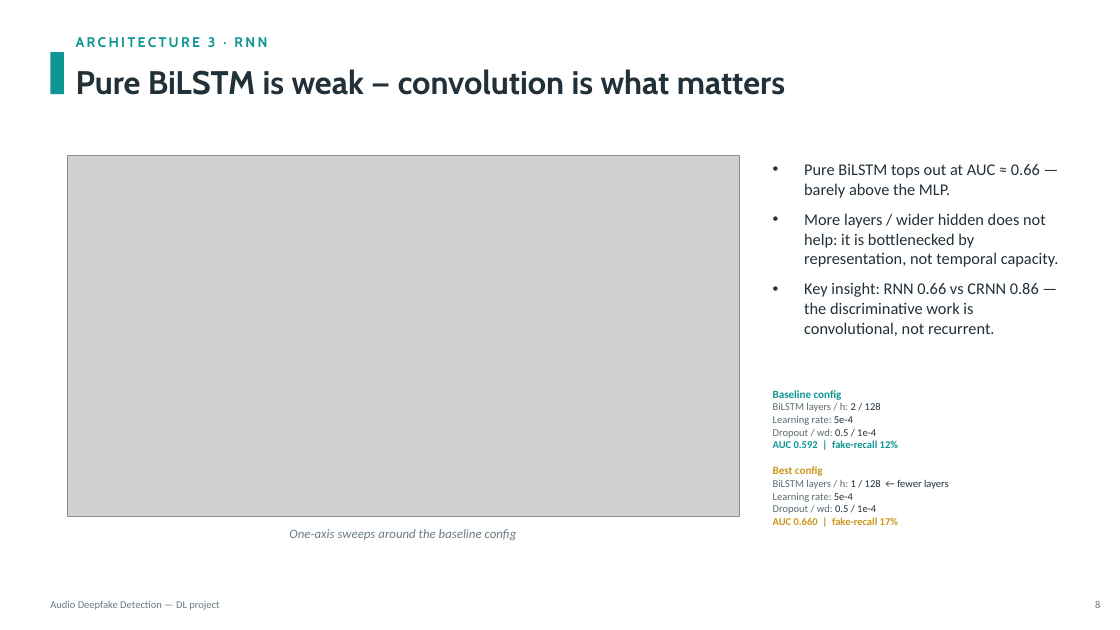
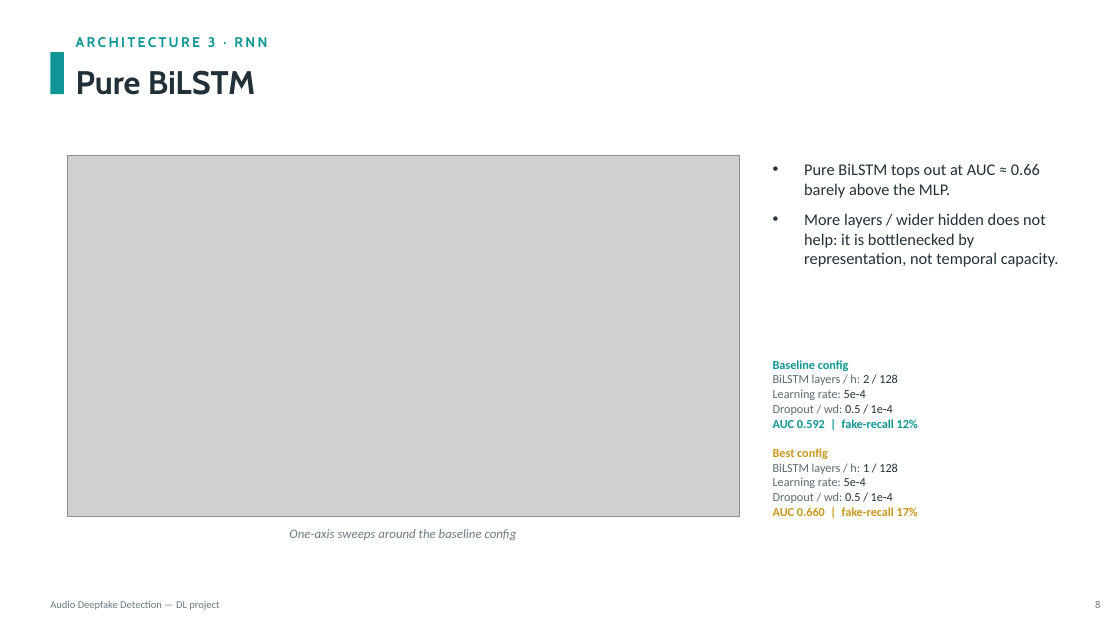
Before and after one commit to KonstaninosKaimakis/audio-deepfake-detection-DL, a slide deck: slide 7 of presentation.pptx (slide 8 before the commit). Drawn at 1120x630 pixels with LibreOffice and Linux fonts; fonts in the diff are those of the drawing; grey boxes stand for pictures. Boxes give left, top, right and bottom in pixels: in the first picture for what was removed or moved away, otherwise in the second. Text is boxed around its words. In the diff, an @@ line names an element or a change of style, - is before the commit and + after.

```diff
--- a/presentation.pptx
+++ b/presentation.pptx
@@ text at (76,70,255,95): text changed @@
-Pure BiLSTM is weak — convolution is what matters
+Pure BiLSTM
@@ text at (804,282,1039,336): paragraph removed @@
-• Key insight: RNN 0.66 vs CRNN 0.86 — the discriminative work is convolutional, not recurrent.
@@ text at (773,360,918,516): size 9.5 to 10.5 pt in "Baseline config", "Best config"; size 9 to 10.5 pt in "BiLSTM layers / h: 2 / 128", "Learning rate: 5e-4", "Dropout / wd: 0.5 / 1e-4", "AUC 0.592 | fake-recall 12%" and 3 more places @@
@@ text at (773,463,898,474): text changed; size 9 to 10.5 pt; text colour #22303A to #5C6B73 @@
-BiLSTM layers / h: 1 / 128 ← fewer layers
+BiLSTM layers / h: 1 / 128
```
Also in this commit, not shown: 7 other slides changed.
